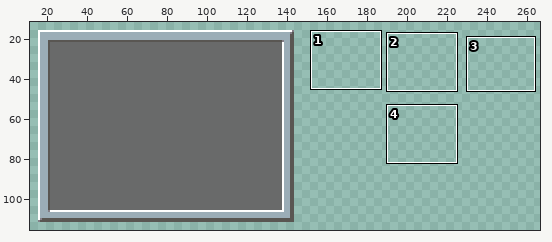
Edited in one commit: pixel-art file (assets/indev assets/menu1.aseprite). Above, an overview of the earlier version with the close-up marked.
Close-up. Old version:
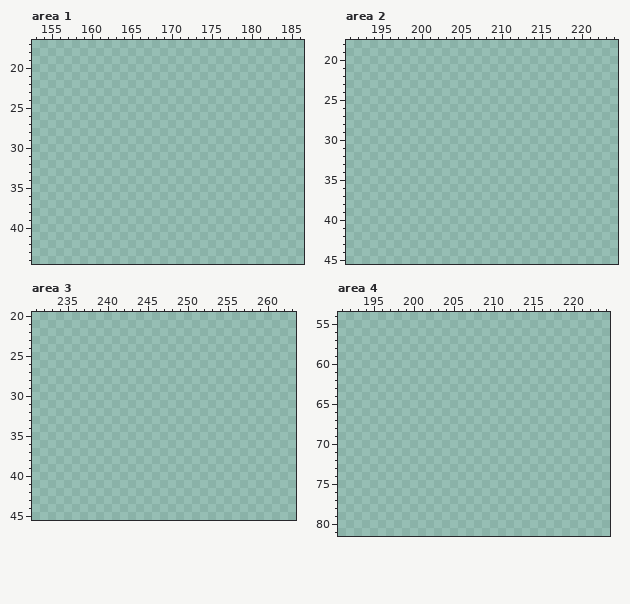
720x480 pixels, 1 frame. Shown: area 1: x 153..186, y 17..44; area 2: x 191..224, y 18..45; area 3: x 231..263, y 20..45; area 4: x 191..224, y 54..81. The wide view leaves out empty margins. The commit also changed other parts of the picture, which this record leaves out.
The result:
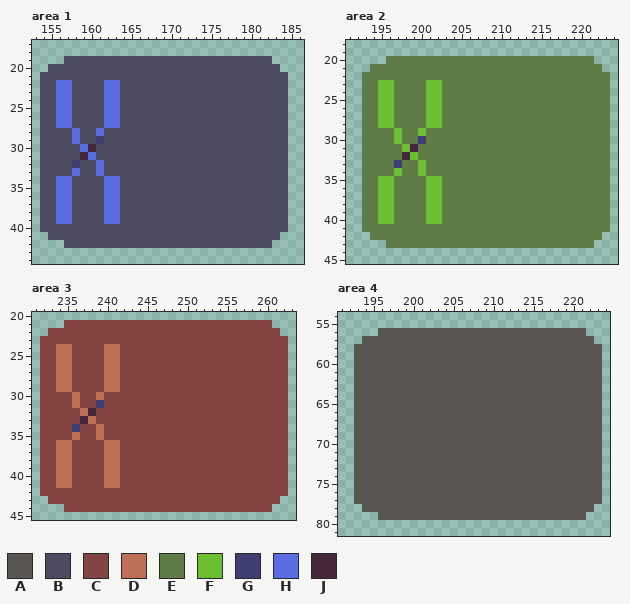
Palette (. is transparent): A #595652  B #4d4b62  C #844442  D #bd7056  E #5f7c46  F #6abe30  G #3f3f74  H #5b6ee1  J #45283c
The exact change:
layer "Icons" added
Area 1, layer "Icons":
The author put colour B in row 19 at x 157 to 182; in row 20 at x 155 to 183; in row 21 at x 154 to 184; in rows 22 to 27 at x 154 to 155, 158 to 161 and 164 to 184; in rows 28 to 29 at x 154 to 157, 159 to 160 and 162 to 184; in rows 30 to 31 at x 154 to 158 and 161 to 184.
The author put colour B in rows 32 to 33 at x 154 to 157, 159 to 160 and 162 to 184; in rows 34 to 39 at x 154 to 155, 158 to 161 and 164 to 184; in row 40 at x 154 to 184; in row 41 at x 155 to 183; in row 42 at x 157 to 182.
The author put colour G in row 29 at x 161; in row 32 at x 158.
The author put colour H in rows 22 to 27 at x 156 to 157 and 162 to 163; in row 28 at x 158 and 161; in row 29 at x 158; in row 30 at x 159; in row 31 at x 160; in row 32 at x 161.
The author put colour H in row 33 at x 158 and 161; in rows 34 to 39 at x 156 to 157 and 162 to 163.
The author put colour J in row 30 at x 160; in row 31 at x 159.
Area 2, layer "Icons":
The author put colour E in row 20 at x 196 to 221; in row 21 at x 194 to 222; in row 22 at x 193 to 223; in rows 23 to 28 at x 193 to 194, 197 to 200 and 203 to 223; in rows 29 to 30 at x 193 to 196, 198 to 199 and 201 to 223; in rows 31 to 32 at x 193 to 197 and 200 to 223.
The author put colour E in rows 33 to 34 at x 193 to 196, 198 to 199 and 201 to 223; in rows 35 to 40 at x 193 to 194, 197 to 200 and 203 to 223; in row 41 at x 193 to 223; in row 42 at x 194 to 222; in row 43 at x 196 to 221.
The author put colour F in rows 23 to 28 at x 195 to 196 and 201 to 202; in row 29 at x 197 and 200; in row 30 at x 197; in row 31 at x 198; in row 32 at x 199; in row 33 at x 200.
The author put colour F in row 34 at x 197 and 200; in rows 35 to 40 at x 195 to 196 and 201 to 202.
The author put colour G in row 30 at x 200; in row 33 at x 197.
The author put colour J in row 31 at x 199; in row 32 at x 198.
Area 3, layer "Icons":
The author put colour C in row 21 at x 235 to 260; in row 22 at x 233 to 261; in row 23 at x 232 to 262; in rows 24 to 29 at x 232 to 233, 236 to 239 and 242 to 262; in rows 30 to 31 at x 232 to 235, 237 to 238 and 240 to 262; in rows 32 to 33 at x 232 to 236 and 239 to 262.
The author put colour C in rows 34 to 35 at x 232 to 235, 237 to 238 and 240 to 262; in rows 36 to 41 at x 232 to 233, 236 to 239 and 242 to 262; in row 42 at x 232 to 262; in row 43 at x 233 to 261; in row 44 at x 235 to 260.
The author put colour D in rows 24 to 29 at x 234 to 235 and 240 to 241; in row 30 at x 236 and 239; in row 31 at x 236; in row 32 at x 237; in row 33 at x 238; in row 34 at x 239.
The author put colour D in row 35 at x 236 and 239; in rows 36 to 41 at x 234 to 235 and 240 to 241.
The author put colour G in row 31 at x 239; in row 34 at x 236.
The author put colour J in row 32 at x 238; in row 33 at x 237.
Area 4, layer "Icons":
The author put colour A in row 56 at x 196 to 221; in row 57 at x 194 to 222; in rows 58 to 77 at x 193 to 223; in row 78 at x 194 to 222; in row 79 at x 196 to 221.
